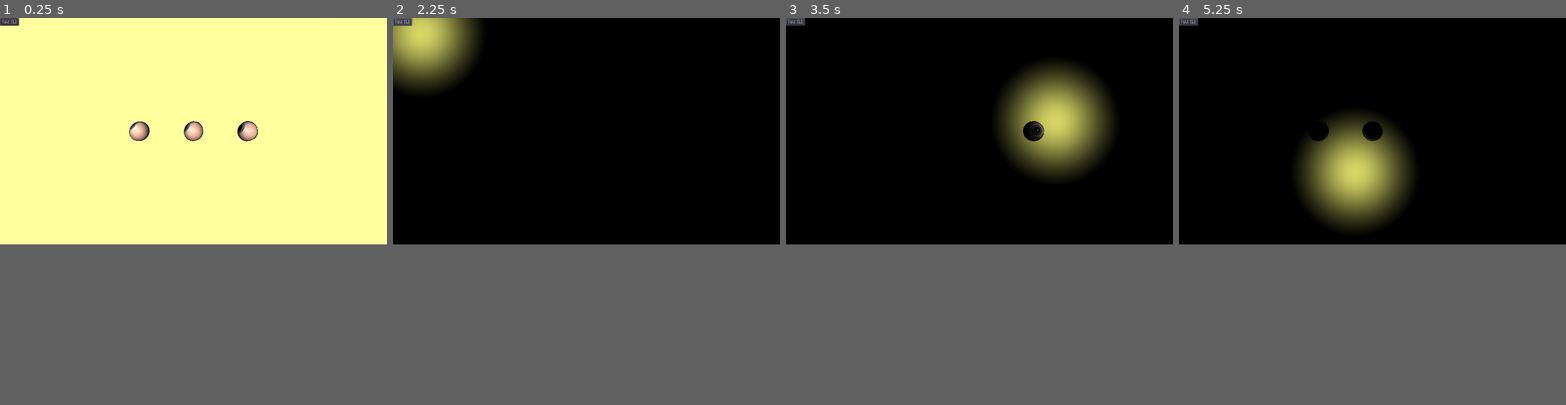
Above: before the commit, frames 1-4 (left to right).
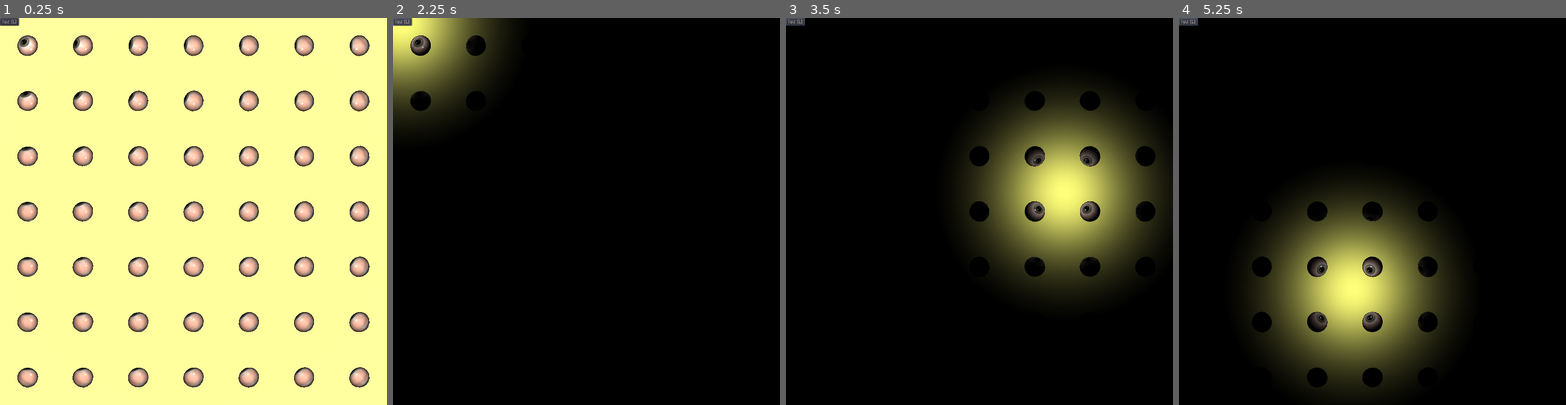
Above: after the commit, the same moments.

Repository: gilzoide/cursor-watcher-3d
Game: Godot game, scene res://Main.tscn
The game is run twice, just before and just after one commit, with the same random seed, the same clock (stepped at 60 frames per second) and the same inputs.
Inputs (mouse positions are in pixels of both pictures, inside the frame that each line leads up to):
- Up to frame 1 (0.25 s): no input
- Up to frame 2 (2.25 s): click "luz (L)" at 0.5 s; click "luz (L)" at 1.25 s; click "luz (L)" at 2 s
- Up to frame 3 (3.5 s): tap Enter at 2.75 s; move the mouse to (1064, 118) at 2.77 s; hold L (toggle_lights) from 2.78 s (still down)
- Up to frame 4 (5.25 s): tap Space at 3.5, 5 s; move the mouse to (1295, 141) at 3.52 s; release L (toggle_lights) at 3.53 s; tap L (toggle_lights) at 3.6, 5.1 s; tap Enter at 4.25 s; move the mouse to (1411, 79) at 4.27 s; hold L (toggle_lights) 4.28-5.03 s; move the mouse to (1353, 176) at 5.02 s
In our replay, the window is 800x468 before the commit and 800x800 after it. These sizes can differ from the game's own. Grey fills any space a smaller window leaves; there, only what the larger window draws over its background counts as a difference.

The runs differ from the first frame. In frame 1, 11% of the frame differs, in the area x 4-96%, y 4-96%; in frame 2, 4.4%; in frame 3, 20%; in frame 4, 24%, in the area x 18-72%, y 25-97%.

Commit message:
Set window size 1024x1024, add lots of eyes

Diff:
--- a/World3d.tscn
+++ b/World3d.tscn
@@ -8,17 +8,204 @@
 [node name="World3d" type="Spatial"]
 script = ExtResource( 4 )
 
-[node name="Eye" parent="." instance=ExtResource( 1 )]
-transform = Transform( 0.99812, -0.00592137, -0.0610067, 1.50289e-07, -0.995322, 0.0966094, -0.0612934, -0.0964278, -0.993451, 0, 0, -1 )
-pointerPath = NodePath("../../World3d/Pointer")
-
-[node name="Eye2" parent="." instance=ExtResource( 1 )]
-transform = Transform( 0.837329, -0.0443692, -0.544896, 1.50498e-07, -0.996701, 0.0811585, -0.5467, -0.0679564, -0.834567, -1, 0, -1 )
-pointerPath = NodePath("../../World3d/Pointer")
-
-[node name="Eye3" parent="." instance=ExtResource( 1 )]
-transform = Transform( 0.883539, 0.0400941, 0.466637, 1.50442e-07, -0.996329, 0.0856055, 0.468357, -0.0756358, -0.880296, 1, 0, -1 )
-pointerPath = NodePath("../../World3d/Pointer")
+[node name="EyeGroup" type="Spatial" parent="."]
+transform = Transform( 1, 0, 0, 0, 1, 0, 0, 0, 1, 0, 0, -1 )
+
+[node name="Eye" parent="EyeGroup" instance=ExtResource( 1 )]
+transform = Transform( 0.99812, -0.00592137, -0.0610067, 1.50289e-07, -0.995322, 0.0966094, -0.0612934, -0.0964278, -0.993451, 0, 0, 0 )
+pointerPath = NodePath("../../Pointer")
+
+[node name="Eye6" parent="EyeGroup" instance=ExtResource( 1 )]
+transform = Transform( 0.99812, -0.00592137, -0.0610067, 1.50289e-07, -0.995322, 0.0966094, -0.0612934, -0.0964278, -0.993451, -2, 0, 0 )
+pointerPath = NodePath("../../Pointer")
+
+[node name="Eye7" parent="EyeGroup" instance=ExtResource( 1 )]
+transform = Transform( 0.99812, -0.00592137, -0.0610067, 1.50289e-07, -0.995322, 0.0966094, -0.0612934, -0.0964278, -0.993451, -3, 0, 0 )
+pointerPath = NodePath("../../Pointer")
+
+[node name="Eye2" parent="EyeGroup" instance=ExtResource( 1 )]
+transform = Transform( 0.99812, -0.00592137, -0.0610067, 1.50289e-07, -0.995322, 0.0966094, -0.0612934, -0.0964278, -0.993451, -1, 0, 0 )
+pointerPath = NodePath("../../Pointer")
+
+[node name="Eye3" parent="EyeGroup" instance=ExtResource( 1 )]
+transform = Transform( 0.99812, -0.00592137, -0.0610067, 1.50289e-07, -0.995322, 0.0966094, -0.0612934, -0.0964278, -0.993451, 2, 0, 0 )
+pointerPath = NodePath("../../Pointer")
+
+[node name="Eye4" parent="EyeGroup" instance=ExtResource( 1 )]
+transform = Transform( 0.99812, -0.00592137, -0.0610067, 1.50289e-07, -0.995322, 0.0966094, -0.0612934, -0.0964278, -0.993451, 1, 0, 0 )
+pointerPath = NodePath("../../Pointer")
+
+[node name="Eye5" parent="EyeGroup" instance=ExtResource( 1 )]
+transform = Transform( 0.99812, -0.00592137, -0.0610067, 1.50289e-07, -0.995322, 0.0966094, -0.0612934, -0.0964278, -0.993451, 3, 0, 0 )
+pointerPath = NodePath("../../Pointer")
+
+[node name="Eye8" parent="EyeGroup" instance=ExtResource( 1 )]
+transform = Transform( 0.99812, -0.00592137, -0.0610067, 1.50289e-07, -0.995322, 0.0966094, -0.0612934, -0.0964278, -0.993451, 0, 1, 0 )
+pointerPath = NodePath("../../Pointer")
+
+[node name="Eye9" parent="EyeGroup" instance=ExtResource( 1 )]
+transform = Transform( 0.99812, -0.00592137, -0.0610067, 1.50289e-07, -0.995322, 0.0966094, -0.0612934, -0.0964278, -0.993451, -2, 1, 0 )
+pointerPath = NodePath("../../Pointer")
+
+[node name="Eye10" parent="EyeGroup" instance=ExtResource( 1 )]
+transform = Transform( 0.99812, -0.00592137, -0.0610067, 1.50289e-07, -0.995322, 0.0966094, -0.0612934, -0.0964278, -0.993451, -3, 1, 0 )
+pointerPath = NodePath("../../Pointer")
+
+[node name="Eye11" parent="EyeGroup" instance=ExtResource( 1 )]
+transform = Transform( 0.99812, -0.00592137, -0.0610067, 1.50289e-07, -0.995322, 0.0966094, -0.0612934, -0.0964278, -0.993451, -1, 1, 0 )
+pointerPath = NodePath("../../Pointer")
+
+[node name="Eye12" parent="EyeGroup" instance=ExtResource( 1 )]
+transform = Transform( 0.99812, -0.00592137, -0.0610067, 1.50289e-07, -0.995322, 0.0966094, -0.0612934, -0.0964278, -0.993451, 2, 1, 0 )
+pointerPath = NodePath("../../Pointer")
+
+[node name="Eye13" parent="EyeGroup" instance=ExtResource( 1 )]
+transform = Transform( 0.99812, -0.00592137, -0.0610067, 1.50289e-07, -0.995322, 0.0966094, -0.0612934, -0.0964278, -0.993451, 1, 1, 0 )
+pointerPath = NodePath("../../Pointer")
+
+[node name="Eye14" parent="EyeGroup" instance=ExtResource( 1 )]
+transform = Transform( 0.99812, -0.00592137, -0.0610067, 1.50289e-07, -0.995322, 0.0966094, -0.0612934, -0.0964278, -0.993451, 3, 1, 0 )
+pointerPath = NodePath("../../Pointer")
+
+[node name="Eye15" parent="EyeGroup" instance=ExtResource( 1 )]
+transform = Transform( 0.99812, -0.00592137, -0.0610067, 1.50289e-07, -0.995322, 0.0966094, -0.0612934, -0.0964278, -0.993451, 0, 2, 0 )
+pointerPath = NodePath("../../Pointer")
+
+[node name="Eye16" parent="EyeGroup" instance=ExtResource( 1 )]
+transform = Transform( 0.99812, -0.00592137, -0.0610067, 1.50289e-07, -0.995322, 0.0966094, -0.0612934, -0.0964278, -0.993451, -2, 2, 0 )
+pointerPath = NodePath("../../Pointer")
+
+[node name="Eye17" parent="EyeGroup" instance=ExtResource( 1 )]
+transform = Transform( 0.99812, -0.00592137, -0.0610067, 1.50289e-07, -0.995322, 0.0966094, -0.0612934, -0.0964278, -0.993451, -3, 2, 0 )
+pointerPath = NodePath("../../Pointer")
+
+[node name="Eye18" parent="EyeGroup" instance=ExtResource( 1 )]
+transform = Transform( 0.99812, -0.00592137, -0.0610067, 1.50289e-07, -0.995322, 0.0966094, -0.0612934, -0.0964278, -0.993451, -1, 2, 0 )
+pointerPath = NodePath("../../Pointer")
+
+[node name="Eye19" parent="EyeGroup" instance=ExtResource( 1 )]
+transform = Transform( 0.99812, -0.00592137, -0.0610067, 1.50289e-07, -0.995322, 0.0966094, -0.0612934, -0.0964278, -0.993451, 2, 2, 0 )
+pointerPath = NodePath("../../Pointer")
+
+[node name="Eye20" parent="EyeGroup" instance=ExtResource( 1 )]
+transform = Transform( 0.99812, -0.00592137, -0.0610067, 1.50289e-07, -0.995322, 0.0966094, -0.0612934, -0.0964278, -0.993451, 1, 2, 0 )
+pointerPath = NodePath("../../Pointer")
+
+[node name="Eye21" parent="EyeGroup" instance=ExtResource( 1 )]
+transform = Transform( 0.99812, -0.00592137, -0.0610067, 1.50289e-07, -0.995322, 0.0966094, -0.0612934, -0.0964278, -0.993451, 3, 2, 0 )
+pointerPath = NodePath("../../Pointer")
+
+[node name="Eye22" parent="EyeGroup" instance=ExtResource( 1 )]
+transform = Transform( 0.99812, -0.00592137, -0.0610067, 1.50289e-07, -0.995322, 0.0966094, -0.0612934, -0.0964278, -0.993451, 0, -1, 0 )
+pointerPath = NodePath("../../Pointer")
+
+[node name="Eye23" parent="EyeGroup" instance=ExtResource( 1 )]
+transform = Transform( 0.99812, -0.00592137, -0.0610067, 1.50289e-07, -0.995322, 0.0966094, -0.0612934, -0.0964278, -0.993451, -2, -1, 0 )
+pointerPath = NodePath("../../Pointer")
+
+[node name="Eye24" parent="EyeGroup" instance=ExtResource( 1 )]
+transform = Transform( 0.99812, -0.00592137, -0.0610067, 1.50289e-07, -0.995322, 0.0966094, -0.0612934, -0.0964278, -0.993451, -3, -1, 0 )
+pointerPath = NodePath("../../Pointer")
+
+[node name="Eye25" parent="EyeGroup" instance=ExtResource( 1 )]
+transform = Transform( 0.99812, -0.00592137, -0.0610067, 1.50289e-07, -0.995322, 0.0966094, -0.0612934, -0.0964278, -0.993451, -1, -1, 0 )
+pointerPath = NodePath("../../Pointer")
+
+[node name="Eye26" parent="EyeGroup" instance=ExtResource( 1 )]
+transform = Transform( 0.99812, -0.00592137, -0.0610067, 1.50289e-07, -0.995322, 0.0966094, -0.0612934, -0.0964278, -0.993451, 2, -1, 0 )
+pointerPath = NodePath("../../Pointer")
+
+[node name="Eye27" parent="EyeGroup" instance=ExtResource( 1 )]
+transform = Transform( 0.99812, -0.00592137, -0.0610067, 1.50289e-07, -0.995322, 0.0966094, -0.0612934, -0.0964278, -0.993451, 1, -1, 0 )
+pointerPath = NodePath("../../Pointer")
+
+[node name="Eye28" parent="EyeGroup" instance=ExtResource( 1 )]
+transform = Transform( 0.99812, -0.00592137, -0.0610067, 1.50289e-07, -0.995322, 0.0966094, -0.0612934, -0.0964278, -0.993451, 3, -1, 0 )
+pointerPath = NodePath("../../Pointer")
+
+[node name="Eye29" parent="EyeGroup" instance=ExtResource( 1 )]
+transform = Transform( 0.99812, -0.00592137, -0.0610067, 1.50289e-07, -0.995322, 0.0966094, -0.0612934, -0.0964278, -0.993451, 0, -2, 0 )
+pointerPath = NodePath("../../Pointer")
+
+[node name="Eye30" parent="EyeGroup" instance=ExtResource( 1 )]
+transform = Transform( 0.99812, -0.00592137, -0.0610067, 1.50289e-07, -0.995322, 0.0966094, -0.0612934, -0.0964278, -0.993451, -2, -2, 0 )
+pointerPath = NodePath("../../Pointer")
+
+[node name="Eye31" parent="EyeGroup" instance=ExtResource( 1 )]
+transform = Transform( 0.99812, -0.00592137, -0.0610067, 1.50289e-07, -0.995322, 0.0966094, -0.0612934, -0.0964278, -0.993451, -3, -2, 0 )
+pointerPath = NodePath("../../Pointer")
+
+[node name="Eye32" parent="EyeGroup" instance=ExtResource( 1 )]
+transform = Transform( 0.99812, -0.00592137, -0.0610067, 1.50289e-07, -0.995322, 0.0966094, -0.0612934, -0.0964278, -0.993451, -1, -2, 0 )
+pointerPath = NodePath("../../Pointer")
+
+[node name="Eye33" parent="EyeGroup" instance=ExtResource( 1 )]
+transform = Transform( 0.99812, -0.00592137, -0.0610067, 1.50289e-07, -0.995322, 0.0966094, -0.0612934, -0.0964278, -0.993451, 2, -2, 0 )
+pointerPath = NodePath("../../Pointer")
+
+[node name="Eye34" parent="EyeGroup" instance=ExtResource( 1 )]
+transform = Transform( 0.99812, -0.00592137, -0.0610067, 1.50289e-07, -0.995322, 0.0966094, -0.0612934, -0.0964278, -0.993451, 1, -2, 0 )
+pointerPath = NodePath("../../Pointer")
+
+[node name="Eye35" parent="EyeGroup" instance=ExtResource( 1 )]
+transform = Transform( 0.99812, -0.00592137, -0.0610067, 1.50289e-07, -0.995322, 0.0966094, -0.0612934, -0.0964278, -0.993451, 3, -2, 0 )
+pointerPath = NodePath("../../Pointer")
+
+[node name="Eye36" parent="EyeGroup" instance=ExtResource( 1 )]
+transform = Transform( 0.99812, -0.00592137, -0.0610067, 1.50289e-07, -0.995322, 0.0966094, -0.0612934, -0.0964278, -0.993451, 0, -3, 0 )
+pointerPath = NodePath("../../Pointer")
+
+[node name="Eye37" parent="EyeGroup" instance=ExtResource( 1 )]
+transform = Transform( 0.99812, -0.00592137, -0.0610067, 1.50289e-07, -0.995322, 0.0966094, -0.0612934, -0.0964278, -0.993451, -2, -3, 0 )
+pointerPath = NodePath("../../Pointer")
+
+[node name="Eye38" parent="EyeGroup" instance=ExtResource( 1 )]
+transform = Transform( 0.99812, -0.00592137, -0.0610067, 1.50289e-07, -0.995322, 0.0966094, -0.0612934, -0.0964278, -0.993451, -3, -3, 0 )
+pointerPath = NodePath("../../Pointer")
+
+[node name="Eye39" parent="EyeGroup" instance=ExtResource( 1 )]
+transform = Transform( 0.99812, -0.00592137, -0.0610067, 1.50289e-07, -0.995322, 0.0966094, -0.0612934, -0.0964278, -0.993451, -1, -3, 0 )
+pointerPath = NodePath("../../Pointer")
+
+[node name="Eye40" parent="EyeGroup" instance=ExtResource( 1 )]
+transform = Transform( 0.99812, -0.00592137, -0.0610067, 1.50289e-07, -0.995322, 0.0966094, -0.0612934, -0.0964278, -0.993451, 2, -3, 0 )
+pointerPath = NodePath("../../Pointer")
+
+[node name="Eye41" parent="EyeGroup" instance=ExtResource( 1 )]
+transform = Transform( 0.99812, -0.00592137, -0.0610067, 1.50289e-07, -0.995322, 0.0966094, -0.0612934, -0.0964278, -0.993451, 1, -3, 0 )
+pointerPath = NodePath("../../Pointer")
+
+[node name="Eye42" parent="EyeGroup" instance=ExtResource( 1 )]
+transform = Transform( 0.99812, -0.00592137, -0.0610067, 1.50289e-07, -0.995322, 0.0966094, -0.0612934, -0.0964278, -0.993451, 3, -3, 0 )
+pointerPath = NodePath("../../Pointer")
+
+[node name="Eye43" parent="EyeGroup" instance=ExtResource( 1 )]
+transform = Transform( 0.99812, -0.00592137, -0.0610067, 1.50289e-07, -0.995322, 0.0966094, -0.0612934, -0.0964278, -0.993451, 0, 3, 0 )
+pointerPath = NodePath("../../Pointer")
+
+[node name="Eye44" parent="EyeGroup" instance=ExtResource( 1 )]
+transform = Transform( 0.99812, -0.00592137, -0.0610067, 1.50289e-07, -0.995322, 0.0966094, -0.0612934, -0.0964278, -0.993451, -2, 3, 0 )
+pointerPath = NodePath("../../Pointer")
+
+[node name="Eye45" parent="EyeGroup" instance=ExtResource( 1 )]
+transform = Transform( 0.99812, -0.00592137, -0.0610067, 1.50289e-07, -0.995322, 0.0966094, -0.0612934, -0.0964278, -0.993451, -3, 3, 0 )
+pointerPath = NodePath("../../Pointer")
+
+[node name="Eye46" parent="EyeGroup" instance=ExtResource( 1 )]
+transform = Transform( 0.99812, -0.00592137, -0.0610067, 1.50289e-07, -0.995322, 0.0966094, -0.0612934, -0.0964278, -0.993451, -1, 3, 0 )
+pointerPath = NodePath("../../Pointer")
+
+[node name="Eye47" parent="EyeGroup" instance=ExtResource( 1 )]
+transform = Transform( 0.99812, -0.00592137, -0.0610067, 1.50289e-07, -0.995322, 0.0966094, -0.0612934, -0.0964278, -0.993451, 2, 3, 0 )
+pointerPath = NodePath("../../Pointer")
+
+[node name="Eye48" parent="EyeGroup" instance=ExtResource( 1 )]
+transform = Transform( 0.99812, -0.00592137, -0.0610067, 1.50289e-07, -0.995322, 0.0966094, -0.0612934, -0.0964278, -0.993451, 1, 3, 0 )
+pointerPath = NodePath("../../Pointer")
+
+[node name="Eye49" parent="EyeGroup" instance=ExtResource( 1 )]
+transform = Transform( 0.99812, -0.00592137, -0.0610067, 1.50289e-07, -0.995322, 0.0966094, -0.0612934, -0.0964278, -0.993451, 3, 3, 0 )
+pointerPath = NodePath("../../Pointer")
 
 [node name="DirectionalLight" type="DirectionalLight" parent="."]
 transform = Transform( 1, 0, 0, 0, 1, 0, 0, 0, 1, 0, 0, 8.79093 )
@@ -29,6 +216,8 @@
 
 [node name="Camera" type="Camera" parent="."]
 transform = Transform( 1, 0, 0, 0, 1, 0, 0, 0, 1, 0, 0, 2 )
+projection = 1
+size = 7.0
 
 [node name="Pointer" type="Position3D" parent="."]
 script = ExtResource( 3 )
@@ -42,4 +231,7 @@
 
 [node name="SpotLight" type="SpotLight" parent="SpotLight"]
 transform = Transform( 1, 0, 0, 0, 1, 0, 0, 0, 1, 0, 0, 1 )
+light_energy = 1.2
+light_indirect_energy = 1.2
 spot_range = 8.0
+spot_angle = 60.0
--- a/project.godot
+++ b/project.godot
@@ -19,6 +19,10 @@
 run/main_scene="res://Main.tscn"
 config/icon="res://icon.png"
 
+[display]
+
+window/size/height=1024
+
 [input]
 
 toggle_lights={
